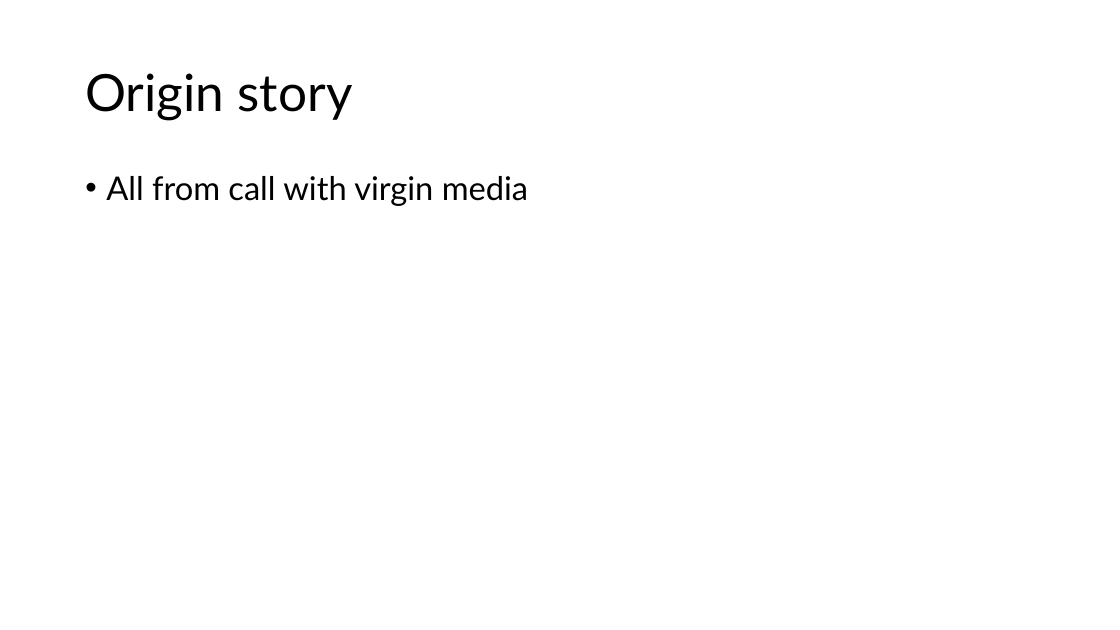
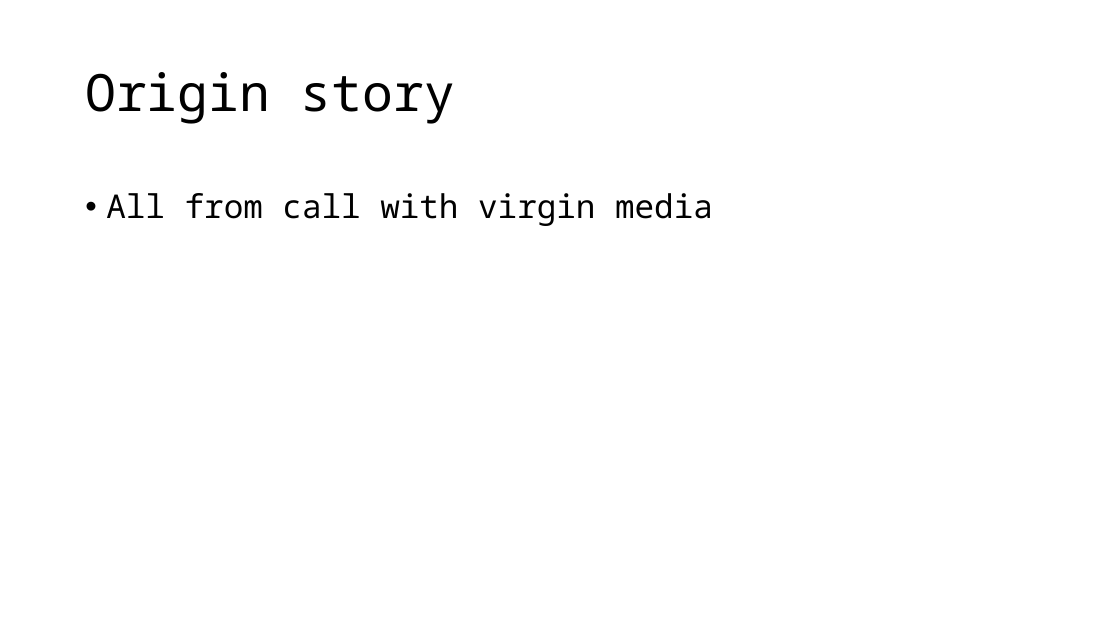
Before and after one commit to ElliottDenis/Viewport, a slide deck: slide 2 of Viewport - Design Ideas.pptx. Drawn at 1120x630 pixels with LibreOffice and Linux fonts; fonts in the diff are those of the drawing. Boxes give left, top, right and bottom in pixels: in the first picture for what was removed or moved away, otherwise in the second. Text is boxed around its words. In the diff, an @@ line names an element or a change of style, - is before the commit and + after.

```diff
--- a/Viewport - Design Ideas.pptx
+++ b/Viewport - Design Ideas.pptx
@@ title "Origin story" at box(85, 72, 455, 124): font Lato to Noto Sans Mono @@
@@ text "All from call with virgin ..." at box(106, 193, 713, 226): font Lato to Noto Sans Mono @@
@@ text "All from call with virgin ...": place and size @@
-text "All from call with virgin ..." at box(106, 176, 528, 206)
+text "All from call with virgin ..." at box(106, 193, 713, 226)
```
Also in this commit, not shown: 3 other slides changed, 6 other files.
